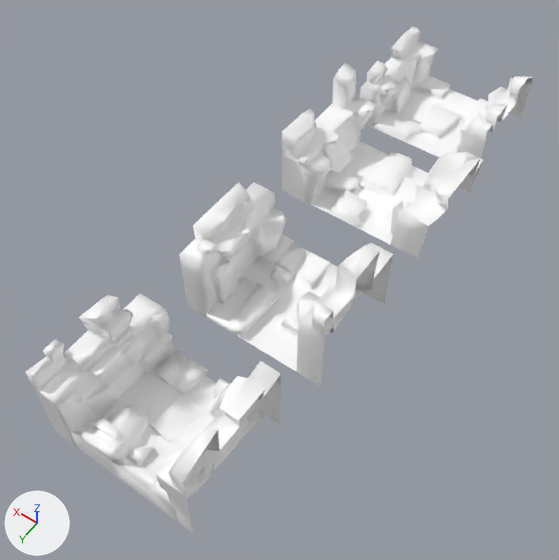
What one commit did to the FBX model Assets/Models/bg/bg abeja.fbx.
The view is the same before and after, from a 50 mm camera at (-0.0229, 0.0178, 0.0527) aimed at (0.0007, -0.0152, 0.001). The axes (+X, +Y, +Z) are drawn at lower left. The lights are the same throughout. Where no turn or scale is listed for an object, it has been applied to the vertices.

The first picture shows 'pared', 'pared.001', 'pared.002', 'pared1', 'pared2', 'pared3', 'pared4', 'pared5', 'piso', 'piso_bajada4', 'piso_plano_uno', 'piso_subida'.
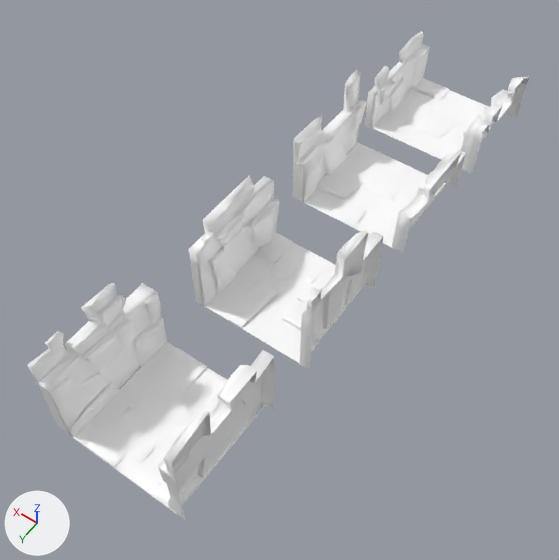
ob_mod2 is not drawn itself; it is the parent of ob_piso.
ob_mod1 is not drawn itself; it is the parent of ob_piso_plano_uno, ob_pared_001.
ob_modular_bg is not drawn itself; it is the parent of ob_mod1, ob_mod4, ob_mod2, ob_mod3.
ob_mod3 is not drawn itself; it is the parent of ob_piso_subida, ob_pared.

Where the newer file only moved an object's origin or applied its transform, the numbers keep the older frame.

What differs and where, as boxes (x1, y1, x2, y2) in the pictures (559 x 560 px):
'piso_bajada4', reshaped, moved, rescaled: before (71, 351, 266, 523); after (73, 342, 266, 515)
'pared.002', mesh rescaled (6% narrower): before (25, 293, 174, 448); after (27, 283, 167, 437)
'piso_subida', moved, rescaled: before (207, 234, 366, 372); after (205, 233, 367, 364)
'pared3', mesh rescaled (16% narrower): before (179, 182, 287, 317); after (189, 176, 280, 308)
'pared', reshaped, moved, rescaled (32% narrower, 32% shorter): before (297, 243, 394, 387); after (365, 31, 431, 128)
'pared.001', reshaped, moved, rescaled (37% taller): before (359, 26, 439, 127); after (300, 231, 383, 370)
'pared5', mesh rescaled (8% narrower): before (154, 361, 281, 534); after (158, 350, 275, 521)
'piso', moved, rescaled: before (311, 142, 429, 245); after (304, 143, 446, 248)
'pared1', mesh rescaled (21% narrower): before (282, 63, 376, 204); after (293, 69, 367, 202)
'piso_plano_uno', moved, rescaled (7% wider): before (373, 76, 488, 158); after (372, 78, 495, 160)
'pared2', mesh rescaled (20% narrower): before (390, 152, 483, 259); after (392, 150, 466, 252)
'pared4', mesh rescaled: before (457, 76, 533, 158); after (461, 77, 529, 174)

Edits to the bpy script that builds the scene:
```text
Change me_mesh_009:
    where me_mesh_009.from_pydata(...)  # 198 vertices, 172 faces; spans x -0.00188..0.00188, y -0.00532..0.00532, z -0.00518..0.00518
    me_mesh_009 part 1: the whole mesh is scaled about its middle by (0.564, 1, 1), then moved by (0.0, 0.0, 0.00171)
Change me_mesh_011:
    used by ob_piso_bajada4; parent = ob_mod4; location = (-0.0408, -0.334, 0.00553); scale = (0.01, 0.01, 0.01)
    remove me_mesh_011.from_pydata(...)  # 110 vertices, 102 faces; spans x -50.0..50.0, y -18.4..19.8, z -53.0..53.0
    add me_mesh_011.from_pydata(...)  # 109 vertices, 102 faces; spans x -0.5..0.5, y 0.0, z -0.5..0.5
    me_mesh_011 part 12: 110 vertices removed from x -50.0..50.0, y -18.4..19.8, z -53.0..53.0; 109 vertices added at x -0.5..0.5, y 0.0, z -0.5..0.5
Change me_mesh_008:
    where me_mesh_008.from_pydata(...)  # 119 vertices, 109 faces; spans x -0.00168..0.00168, y -0.005..0.005, z -0.00316..0.00316
    me_mesh_008 part 10: the whole mesh is scaled about its middle by (0.761, 1, 1), then moved by (0.0, 0.0, -0.00019)
Change me_mesh_007:
    where me_mesh_007.from_pydata(...)  # 39 vertices, 27 faces; spans x -50.0..50.0, y -4.1..4.1, z -50.0..50.0
    used by ob_piso_plano_uno; parent = ob_mod1; location = (0.00337, -0.261, -0.00572); scale = (0.01, 0.01, 0.01)
    me_mesh_007 part 9: the whole mesh is scaled about its middle by (0.01, 0.00243, 0.01)
Change me_mesh_002:
    where me_mesh_002.from_pydata(...)  # 66 vertices, 50 faces; spans x -50.0..50.0, y -5.5..5.5, z -50.0..50.0
    used by ob_piso; parent = ob_mod2; location = (0.0339, -0.351, -0.00461); scale = (0.01, 0.01, 0.01)
    me_mesh_002 part 2: the whole mesh is scaled about its middle by (0.01, 0.00201, 0.01)
Change me_mesh_006:
    used by ob_pared_001; parent = ob_mod1; location = (0.51, -0.0185, 0.0); scale = (0.01, 0.01, 0.01)
    remove me_mesh_006.from_pydata(...)  # 102 vertices, 99 faces; spans x -16.5..16.5, y -29.8..29.8, z -50.6..50.6
    add me_mesh_006.from_pydata(...)  # 119 vertices, 116 faces; spans x -0.1..0.1, y -0.5..0.5, z -0.5..0.5
    me_mesh_006 part 7: 102 vertices removed from x -16.5..16.5, y -29.8..29.8, z -50.6..50.6; 119 vertices added at x -0.1..0.1, y -0.5..0.5, z -0.5..0.5
Change me_mesh_005:
    where me_mesh_005.from_pydata(...)  # 107 vertices, 108 faces; spans x -50.0..50.0, y -10.8..10.8, z -50.1..50.1
    used by ob_piso_subida; parent = ob_mod3; location = (-0.000819, -0.418, 0.0157); scale = (0.01, 0.01, 0.01)
    me_mesh_005 part 3: the whole mesh is scaled about its middle by (0.01, 0.00188, 0.01)
Change me_mesh_003:
    used by ob_pared; parent = ob_mod3; location = (-0.487, 0.0000292, 0.0); scale = (0.01, 0.01, 0.01)
    remove me_mesh_003.from_pydata(...)  # 119 vertices, 116 faces; spans x -21.4..21.4, y -52.5..52.5, z -51.7..51.7
    add me_mesh_003.from_pydata(...)  # 102 vertices, 99 faces; spans x -0.1..0.1, y -0.3..0.3, z -0.5..0.5
    me_mesh_003 part 11: 119 vertices removed from x -21.4..21.4, y -52.5..52.5, z -51.7..51.7; 102 vertices added at x -0.1..0.1, y -0.3..0.3, z -0.5..0.5
Change me_mesh_010:
    where me_mesh_010.from_pydata(...)  # 128 vertices, 105 faces; spans x -0.00683..-0.00364, y -0.005..0.00572, z -0.00175..0.00831
    me_mesh_010 part 8: the whole mesh is scaled about its middle by (0.551, 1, 1), then moved by (0.0, 0.0, 0.00171)
Change me_mesh_001:
    where me_mesh_001.from_pydata(...)  # 131 vertices, 126 faces; spans x -0.00209..0.00209, y -0.0051..0.0051, z -0.0042..0.0042
    me_mesh_001 part 6: the whole mesh is scaled about its middle by (0.398, 1, 1), then moved by (0.0, 0.0, -0.00015)
Change me_mesh:
    where me_mesh.from_pydata(...)  # 103 vertices, 100 faces; spans x -0.00217..0.00217, y -0.005..0.005, z -0.00296..0.00296
    me_mesh part 5: the whole mesh is scaled about its middle by (0.424, 1, 1), then moved by (0.00055, 0.0, -0.00015)
Change me_mesh_004:
    where me_mesh_004.from_pydata(...)  # 125 vertices, 124 faces; spans x -0.00213..0.00213, y -0.005..0.005, z -0.00431..0.00431
    me_mesh_004 part 4: the whole mesh is scaled about its middle by (0.46, 1, 1), then moved by (0.0, 0.0, 0.0014)
Change ob_mod1:
    ob_mod1.location: (-0.0132, 0.318, 4.192) -> (-0.0132, 0.128, 4.192)
Change ob_piso_bajada4:
    ob_piso_bajada4.scale: (0.01, 0.01, 0.01) -> (1.0, 1.0, 1.0)
    ob_piso_bajada4.location: (-0.0408, -0.334, 0.00553) -> (-0.0408, -0.502, 0.00553)
Change ob_piso_plano_uno:
    ob_piso_plano_uno.scale: (0.01, 0.01, 0.01) -> (1.0, 1.0, 1.0)
    ob_piso_plano_uno.location: (0.00337, -0.261, -0.00572) -> (0.00337, -0.287, -0.00572)
Change ob_piso:
    ob_piso.scale: (0.01, 0.01, 0.01) -> (1.0, 1.0, 1.0)
    ob_piso.location: (0.0339, -0.351, -0.00461) -> (0.0339, -0.406, -0.00461)
Change ob_pared_001:
    ob_pared_001.scale: (0.01, 0.01, 0.01) -> (1.0, 1.0, 1.0)
    ob_pared_001.parent: ob_mod1 -> ob_piso_subida
    ob_pared_001.location: (0.51, -0.0185, 0.0) -> (-0.498, 0.492, -0.0157)
Change ob_piso_subida:
    ob_piso_subida.scale: (0.01, 0.01, 0.01) -> (1.0, 1.0, 1.0)
    ob_piso_subida.location: (-0.000819, -0.418, 0.0157) -> (-0.000819, -0.492, 0.0157)
Change ob_mod2:
    ob_mod2.location: (-0.0438, 0.421, 2.938) -> (-0.0438, 0.236, 2.938)
Change ob_mod3:
    ob_mod3.location: (-0.00904, 0.33, 1.455) -> (-0.00904, 0.3, 1.455)
Change ob_pared:
    ob_pared.scale: (0.01, 0.01, 0.01) -> (1.0, 1.0, 1.0)
    ob_pared.parent: ob_mod3 -> ob_piso_plano_uno
    ob_pared.location: (-0.487, 0.0000292, 0.0) -> (0.507, 0.268, 0.00572)
Change ob_modular_bg:
    ob_modular_bg.location: (0.0, -0.000329, 0.0) -> (0.0, -0.000329, 0.00171)
```
